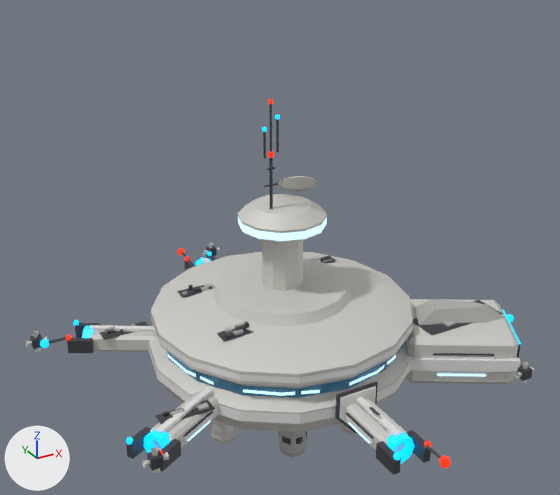
The glTF model godot/assets/stations/trade_station.glb: old version first, new version second.
Camera for both pictures: a 50 mm camera at (-1.304, -2.304, 1.263) aimed at (-0.032, 0.009, 0.107). Arrows for +X, +Y and +Z are at lower left; the lights stay in place. The first picture is the older version. Vertices at exactly the same position are counted once.

Before the edit, the objects in view are built like this:
```python
me_trade_station = bpy.data.meshes.new('trade_station')
me_trade_station.from_pydata(...)  # 2952 vertices, 4760 faces; spans x -0.92..0.92, y -0.92..0.92, z -0.68..0.68
# faces by material slot: [1288, 32, 224, 540, 556, 1104, 308, 708]
me_trade_station.materials.append(mat_shiphull)  # light grey #d1d0ca
me_trade_station.materials.append(mat_glass)  # dark blue #38596c
me_trade_station.materials.append(mat_window)  # blue #aac4d3, glowing blue #bce7ff
me_trade_station.materials.append(mat_accent)  # white #e7e7e5
me_trade_station.materials.append(mat_shippanel)  # grey #b5b5b1
me_trade_station.materials.append(mat_hulldark)  # dark grey #4d5055
me_trade_station.materials.append(mat_lightred)  # red #bc1900, glowing red #ff2700
me_trade_station.materials.append(mat_light)  # blue #0089cb, glowing cyan #00b3ff
ob_trade_station = bpy.data.objects.new('trade_station', me_trade_station)
ob_trade_station.location = (0.0, 0.0, 0.0)
```
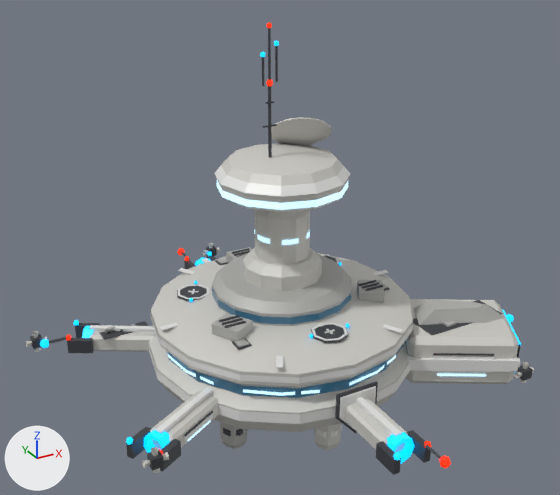
The newer file is also turned or shifted as a whole; pictures and numbers use the older file's frame.

What changed in the scene script:
```text
Change me_trade_station:
    used by ob_trade_station; location = (0.0, 0.0, 0.0)
    remove me_trade_station.from_pydata(...)  # 2952 vertices, 4760 faces; spans x -0.92..0.92, y -0.92..0.92, z -0.68..0.68
    add me_trade_station.from_pydata(...)  # 3063 vertices, 4940 faces; spans x -0.92..0.92, y -0.92..0.92, z -0.68..0.92
    me_trade_station part 1: the loose piece of 26 vertices spanning x -0.21..-0.1, y -0.36..-0.27, z -0.56..-0.38 is moved by (0.13, -0.03, 0.0), in mat_shiphull (light grey #d1d0ca)
    me_trade_station part 2: the loose piece of 86 vertices spanning x 0.01..0.14, y 0.0..0.12, z 0.28..0.37 is scaled about its middle by 1.67, then moved by (0.01, 0.01, 0.19)
    me_trade_station part 3: the loose piece of 6 vertices spanning x -0.44..-0.42, y -0.13..0.0, z -0.11..-0.1 is copied, and the copy is scaled about its middle by (0.97, 0.474, 1.79), then moved by (0.31, 0.03, 0.28); it spans x -0.13..-0.11, y -0.06..0.0, z 0.16..0.18
    me_trade_station part 4: the loose piece of 6 vertices spanning x -0.03..0.1, y -0.41..-0.39, z -0.11..-0.1 is copied, and the copy is scaled about its middle by (0.487, -0.53, 1.79), then moved by (-0.08, 0.3, 0.28); it spans x -0.08..-0.02, y -0.1..-0.09, z 0.16..0.18
    me_trade_station part 5: the loose piece of 24 vertices spanning x -0.19..0.13, y -0.16..0.16, z 0.2..0.24 is scaled about its middle by (1.45, 1.45, 1.37), then moved by (0.0, 0.0, 0.15)
    me_trade_station part 6: the loose piece of 32 vertices spanning x -0.21..-0.1, y -0.37..-0.26, z -0.48..-0.46 is moved by (0.13, -0.03, 0.0), in mat_accent (white #e7e7e5)
    me_trade_station part 7: the loose piece of 32 vertices spanning x 0.05..0.16, y -0.37..-0.26, z -0.48..-0.46 is scaled about its middle by (1.22, 1.22, 0.333), then moved by (-0.13, -0.02, 0.39)
    me_trade_station part 8: a new loose piece, a box spanning x -0.5158..-0.4072, y -0.0116..0.0116, z -0.1016..-0.0985, in mat_accent (white #e7e7e5)
    me_trade_station part 9: a new loose piece, a box spanning x 0.353..0.4616, y -0.0116..0.0116, z -0.1016..-0.0985, in mat_accent (white #e7e7e5)
    me_trade_station part 10: the loose piece of 26 vertices spanning x -0.4..-0.29, y -0.18..-0.08, z -0.56..-0.38 is moved by (0.02, -0.04, 0.0), in mat_shippanel (grey #b5b5b1)
    me_trade_station part 11: a new loose piece, a box spanning x -0.081..0.027, y 0.287..0.38, z -0.085..-0.047, in mat_shippanel (grey #b5b5b1)
    me_trade_station part 12: the loose piece of 8 vertices spanning x 0.22..0.25, y 0.17..0.19, z -0.08..-0.07 is turned -30 degrees about the z axis through its middle and scaled by 4.2, then moved by (0.03, -0.35, 0.01)
    me_trade_station part 13: a new loose piece, an 8-sided cylinder along z spanning x -0.0931..0.0388, y -0.4034..-0.2715, z -0.0846..-0.0783, in mat_hulldark (dark grey #4d5055)
    me_trade_station part 14: 59 loose pieces with 564 vertices, spanning x -0.65..0.48, y -0.7..0.7, z -0.68..0.68, are deleted
    me_trade_station part 15: 11 vertices moved from x -0.36..0.26, y -0.04..0.19, z -0.08..0.58 to x -0.33..0.28, y -0.04..0.19, z -0.08..0.73; 159 vertices removed from x -0.36..0.31, y -0.25..0.25, z -0.08..0.59; 698 vertices added at x -0.39..0.36, y -0.43..0.43, z -0.1..0.92
    me_trade_station part 16: 56 vertices removed from x -0.4..-0.3, y -0.18..0.18, z -0.48..-0.46; 56 vertices added at x -0.37..-0.27, y -0.22..0.22, z -0.48..-0.46
    other edits to the shape of me_trade_station do not show in these pictures
```

Boxes [x1, y1, x2, y2] around the edits, measured in the pictures (560 x 495 px; the box of a moved part takes in the faces that stretch with it):
'trade_station', reshaped (20% taller): before [26, 99, 534, 475]; after [26, 23, 534, 475]
part 1 of me_trade_station, moved or reshaped: before [279, 431, 306, 458]; after [314, 424, 341, 450]
part 2 of me_trade_station, moved or reshaped: before [279, 176, 316, 191]; after [271, 117, 331, 145]
part 3 of me_trade_station, added: after [257, 234, 270, 244]
part 4 of me_trade_station, added: after [282, 238, 299, 245]
part 5 of me_trade_station, moved or reshaped: before [238, 217, 327, 241]; after [216, 181, 348, 210]
part 6 of me_trade_station, moved or reshaped: before [282, 431, 307, 445]; after [314, 425, 342, 438]
part 7 of me_trade_station, moved or reshaped (not visible before): after [312, 323, 348, 341]
part 8 of me_trade_station, added: after [160, 323, 179, 330]
part 9 of me_trade_station, added: after [373, 270, 389, 276]
part 10 of me_trade_station, moved or reshaped: before [211, 420, 238, 445]; after [220, 422, 247, 449]
part 11 of me_trade_station, added: after [226, 247, 252, 262]
part 12 of me_trade_station, moved or reshaped (not visible before): after [357, 280, 384, 302]
part 13 of me_trade_station, added: after [311, 324, 348, 343]
part 14 of me_trade_station, deleted: before [155, 99, 387, 444]
part 15 of me_trade_station, built on: before [182, 126, 351, 326]; after [177, 23, 403, 368]
part 16 of me_trade_station, moved or reshaped (mostly hidden): before [213, 424, 233, 432]; after [223, 428, 247, 436]
